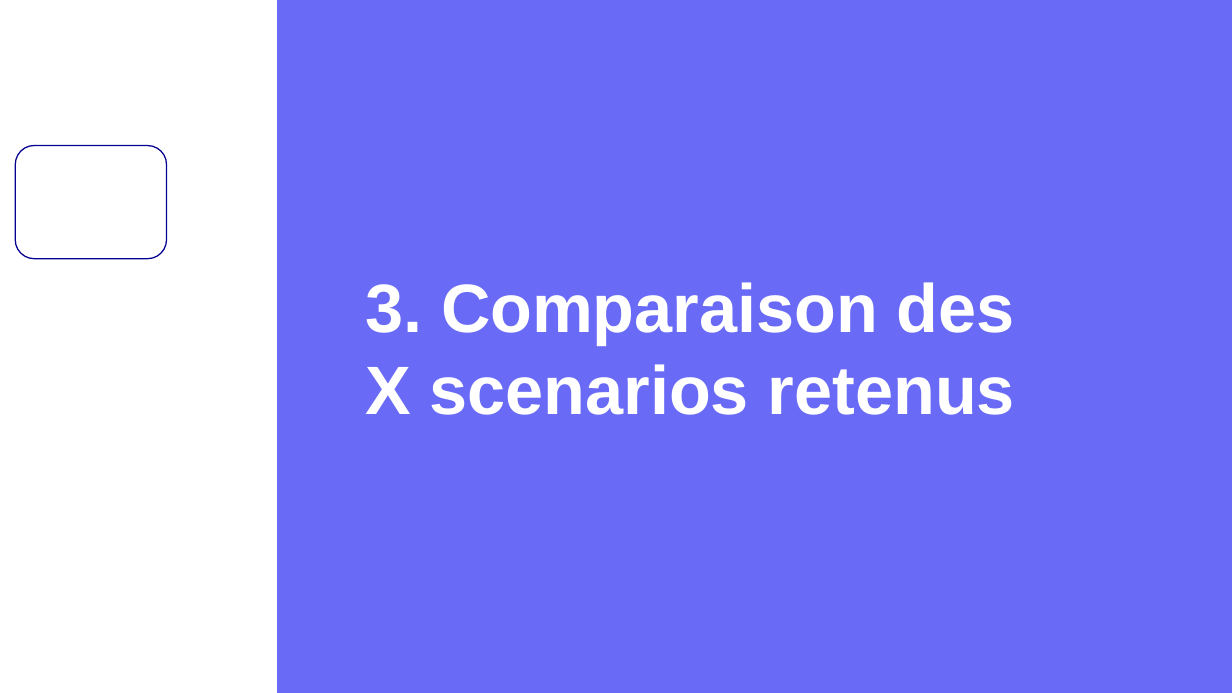
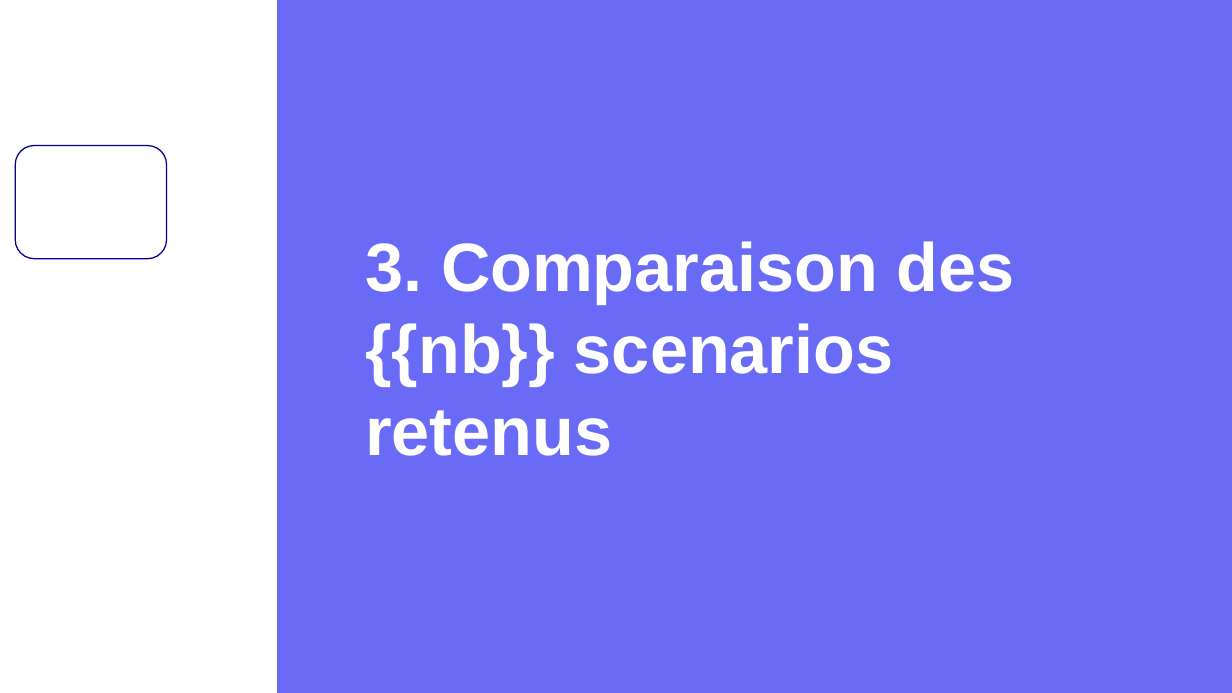
Before and after one commit to MTES-MCT/otelo-back, a slide deck: slide 13 of public/ppt/template.pptx. Drawn at 1232x693 pixels with LibreOffice and Linux fonts; fonts in the diff are those of the drawing; background and template pictures are left out. Boxes give left, top, right and bottom in pixels: in the first picture for what was removed or moved away, otherwise in the second. Text is boxed around its words. In the diff, an @@ line names an element or a change of style, - is before the commit and + after.

```diff
--- a/public/ppt/template.pptx
+++ b/public/ppt/template.pptx
@@ text at <box>365,241,1015,456</box>: text changed @@
-3. Comparaison des X scenarios retenus
+3. Comparaison des {{nb}} scenarios retenus
```
Also in this commit, not shown: 14 other slides changed, 15 other files.
